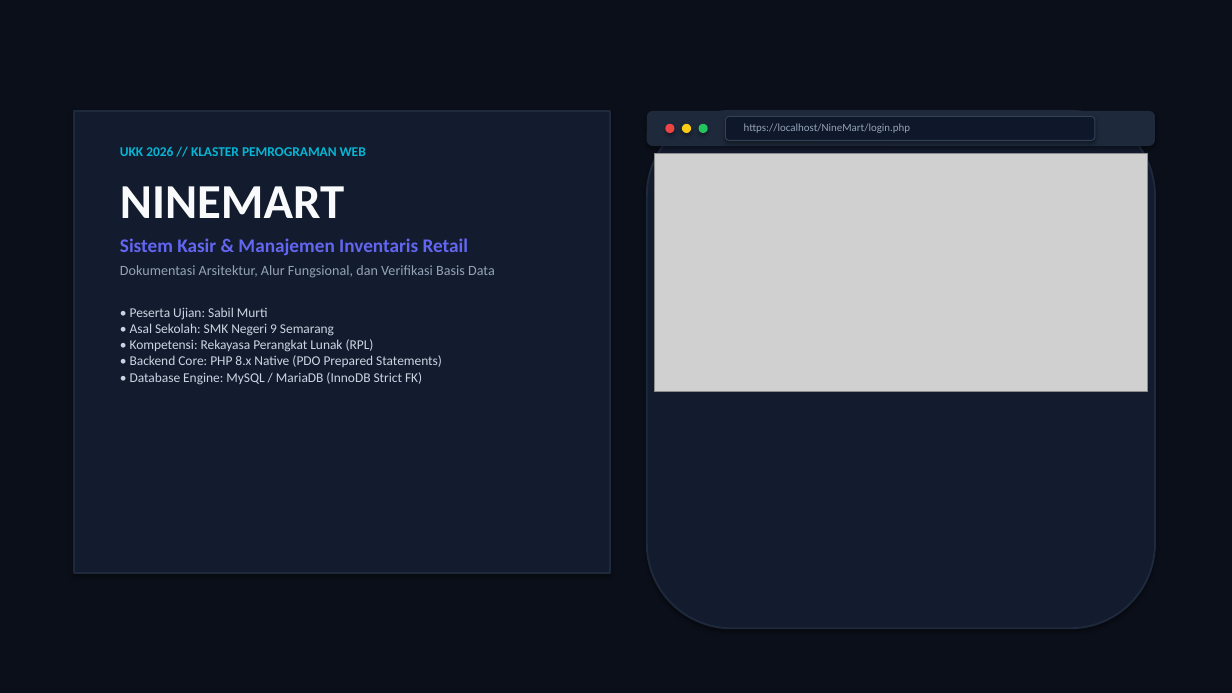
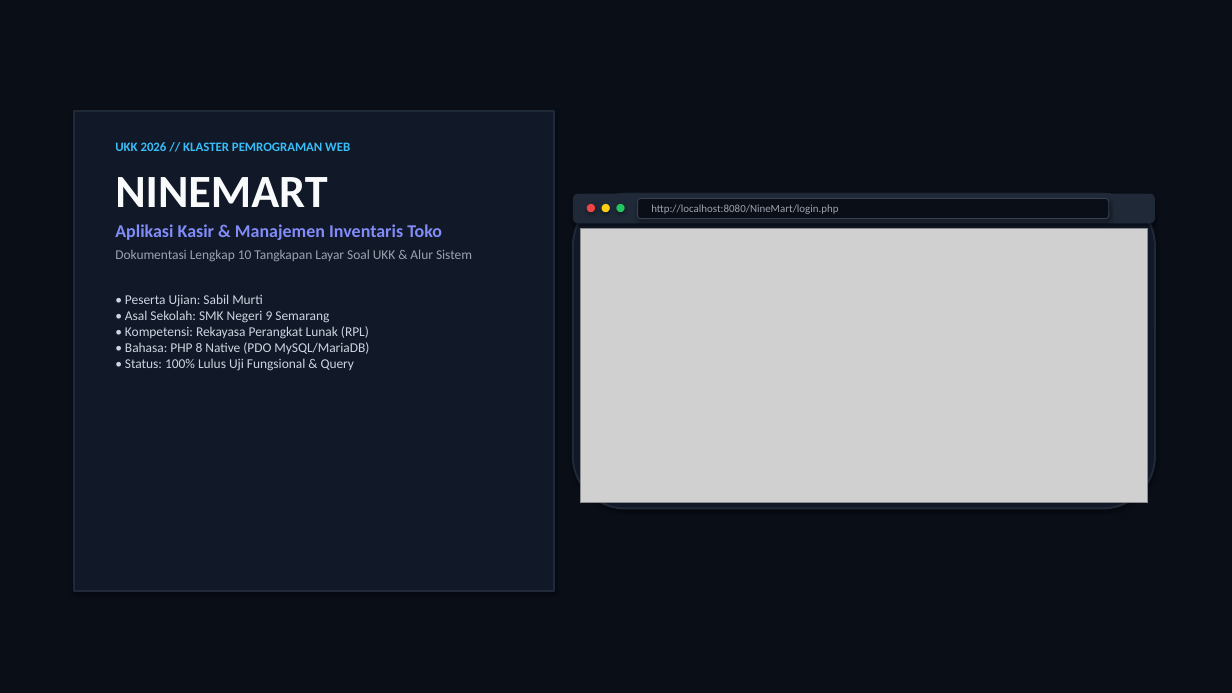
Before and after one commit to SabilMurti/BelajarUKK, a slide deck: slide 1 of NineMart/dokumen/PRESENTASI_NINEMART_CANVA.pptx. Drawn at 1232x693 pixels with LibreOffice and Linux fonts; fonts in the diff are those of the drawing; grey boxes stand for pictures. Boxes give left, top, right and bottom in pixels: in the first picture for what was removed or moved away, otherwise in the second. Text is boxed around its words. In the diff, an @@ line names an element or a change of style, - is before the commit and + after.

Commit message:
fix(docs): lengkapi 10 screenshot uncropped penuh pada presentasi pptx dan canva guide

```diff
--- a/NineMart/dokumen/PRESENTASI_NINEMART_CANVA.pptx
+++ b/NineMart/dokumen/PRESENTASI_NINEMART_CANVA.pptx
@@ rectangle at (0, 0, 1232, 693): fill #0B0F19 to #0A0E17 @@
@@ rectangle: place and size @@
-rectangle at (74, 111, 610, 573)
+rectangle at (74, 111, 555, 592)
@@ rectangle at (74, 111, 555, 592): fill #131B2E to #111827; outline #1E293B 1.5 pt to #1F2937 1.5 pt @@
@@ text at (115, 142, 350, 207): size 10.5 to 10 pt, text colour #06B6D4 to #38BDF8 in "UKK 2026 // KLASTER PEMROGRAMAN WEB"; size 38 to 36 pt, text colour #F8FAFC to #F9FAFB in "NINEMART"; less space between paragraphs @@
@@ rounded rectangle at (573, 194, 1155, 509): fill #131B2E to #111827; outline #1E293B 1.5 pt to #1F2937 1.5 pt @@
@@ rounded rectangle: place and size @@
-rounded rectangle at (647, 111, 1155, 628)
+rounded rectangle at (573, 194, 1155, 509)
@@ rounded rectangle: place and size @@
-rounded rectangle at (647, 111, 1155, 146)
+rounded rectangle at (573, 194, 1155, 224)
@@ rounded rectangle at (573, 194, 1155, 224): fill #1E293B to #1F2937 @@
@@ ellipse: place and size @@
-ellipse at (665, 124, 675, 133)
+ellipse at (587, 204, 595, 213)
@@ ellipse: place and size @@
-ellipse at (682, 124, 691, 133)
+ellipse at (602, 204, 610, 213)
@@ ellipse: place and size @@
-ellipse at (699, 124, 708, 133)
+ellipse at (616, 204, 625, 213)
@@ rounded rectangle: place and size @@
-rounded rectangle at (726, 116, 1095, 140)
+rounded rectangle at (638, 199, 1109, 219)
@@ rounded rectangle at (638, 199, 1109, 219): fill #0F172A to #0A0E17; outline #334155 0.75 pt to #374151 0.75 pt @@
@@ text at (651, 204, 838, 214): text changed; text colour #94A3B8 to #9CA3AF @@
-https://localhost/NineMart/login.php
+http://localhost:8080/NineMart/login.php
@@ text at (115, 224, 472, 371): text changed @@
-Sistem Kasir & Manajemen Inventaris Retail
-Dokumentasi Arsitektur, Alur Fungsional, dan Verifikasi Basis Data
-• Peserta Ujian: Sabil Murti
-• Asal Sekolah: SMK Negeri 9 Semarang
-• Kompetensi: Rekayasa Perangkat Lunak (RPL)
-• Backend Core: PHP 8.x Native (PDO Prepared Statements)
-• Database Engine: MySQL / MariaDB (InnoDB Strict FK)
+Aplikasi Kasir & Manajemen Inventaris Toko
+Dokumentasi Lengkap 10 Tangkapan Layar Soal UKK & Alur Sistem
+• Peserta Ujian: Sabil Murti
+• Asal Sekolah: SMK Negeri 9 Semarang
+• Kompetensi: Rekayasa Perangkat Lunak (RPL)
+• Bahasa: PHP 8 Native (PDO MySQL/MariaDB)
+• Status: 100% Lulus Uji Fungsional & Query
@@ picture: place and size @@
-picture at (654, 153, 1148, 392)
+picture at (580, 229, 1148, 504)
```
Also in this commit, not shown: 2 other slides changed, 9 slides added, 7 slides removed, 13 other files.
